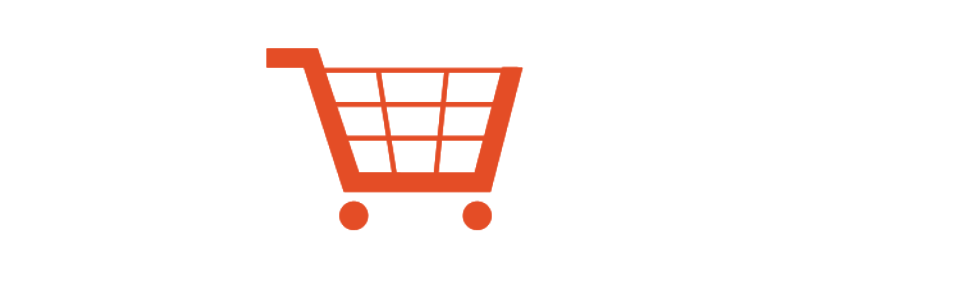
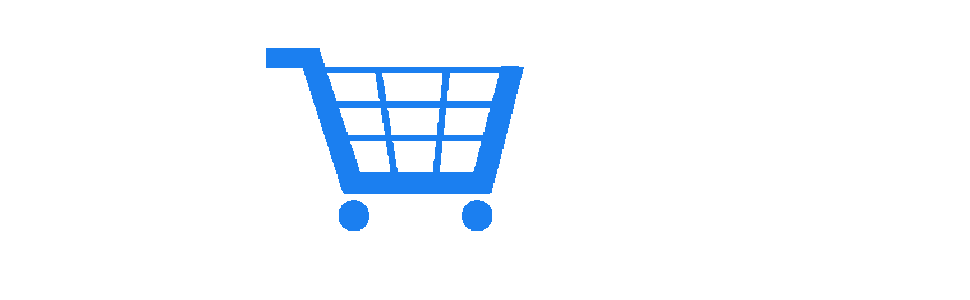
Layer changes from the first 970x300 image to the second:
painted on "Layer 6" over (266, 48, 524, 231)
